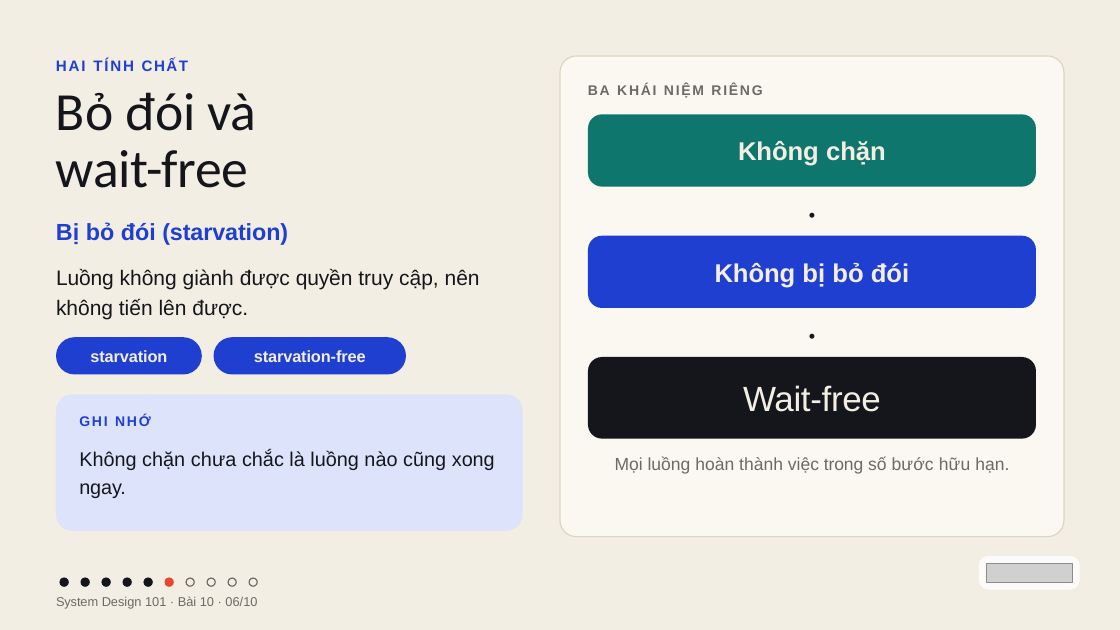
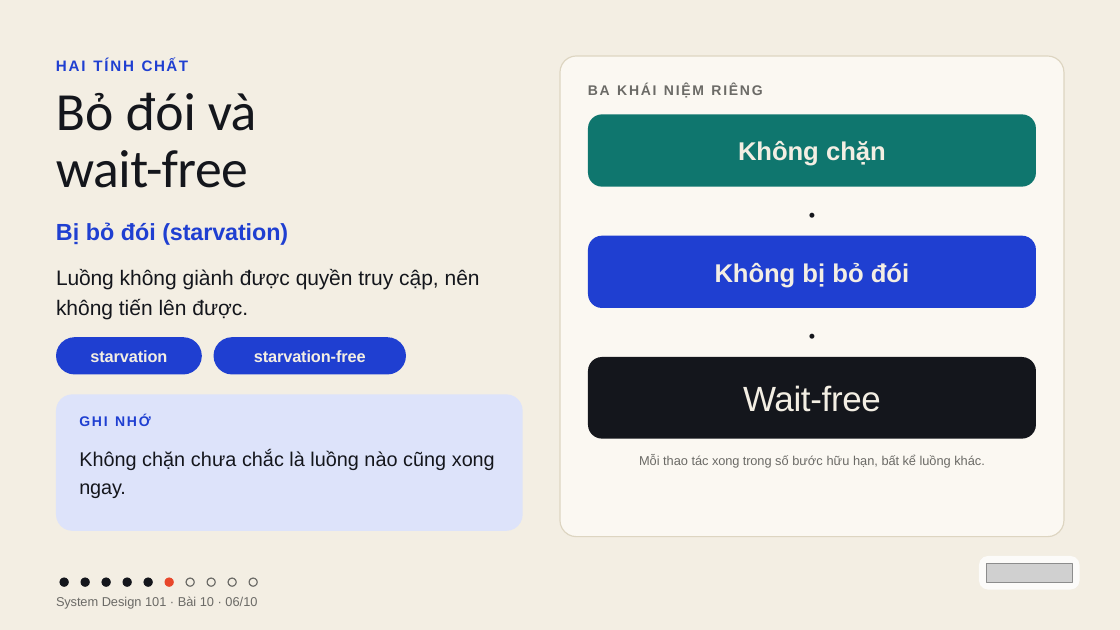
Before and after one commit to vohoailinh90/tool-marketing-studio, a slide deck: slide 6 of system-design-101/vi/lessons/sd-10-010/slides/sd-10-010.pptx. Drawn at 1120x630 pixels with LibreOffice and Linux fonts; fonts in the diff are those of the drawing; grey boxes stand for pictures. Boxes give left, top, right and bottom in pixels: in the first picture for what was removed or moved away, otherwise in the second. Text is boxed around its words. In the diff, an @@ line names an element or a change of style, - is before the commit and + after.

```diff
--- a/system-design-101/vi/lessons/sd-10-010/slides/sd-10-010.pptx
+++ b/system-design-101/vi/lessons/sd-10-010/slides/sd-10-010.pptx
@@ text at <box>639,455,985,468</box>: text changed; size 22.5 to 16.5 pt @@
-Mọi luồng hoàn thành việc trong số bước hữu hạn.
+Mỗi thao tác xong trong số bước hữu hạn, bất kể luồng khác.
```
Also in this commit, not shown: 4 other files.
